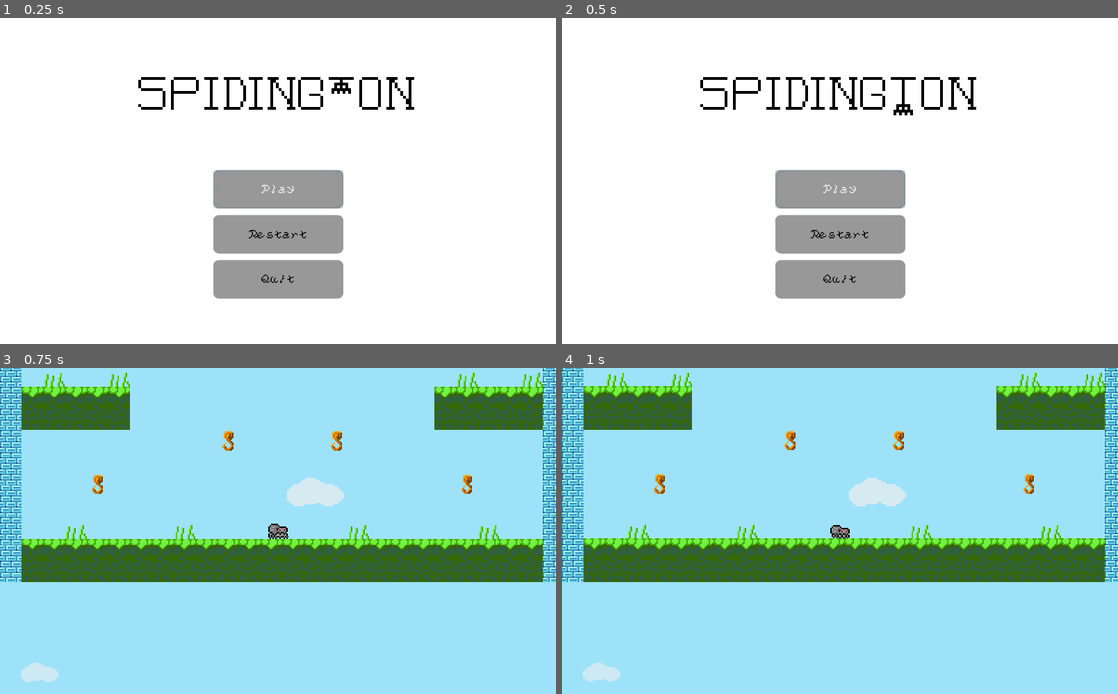
Above: before the commit, frames 1-4 (two rows, left to right).
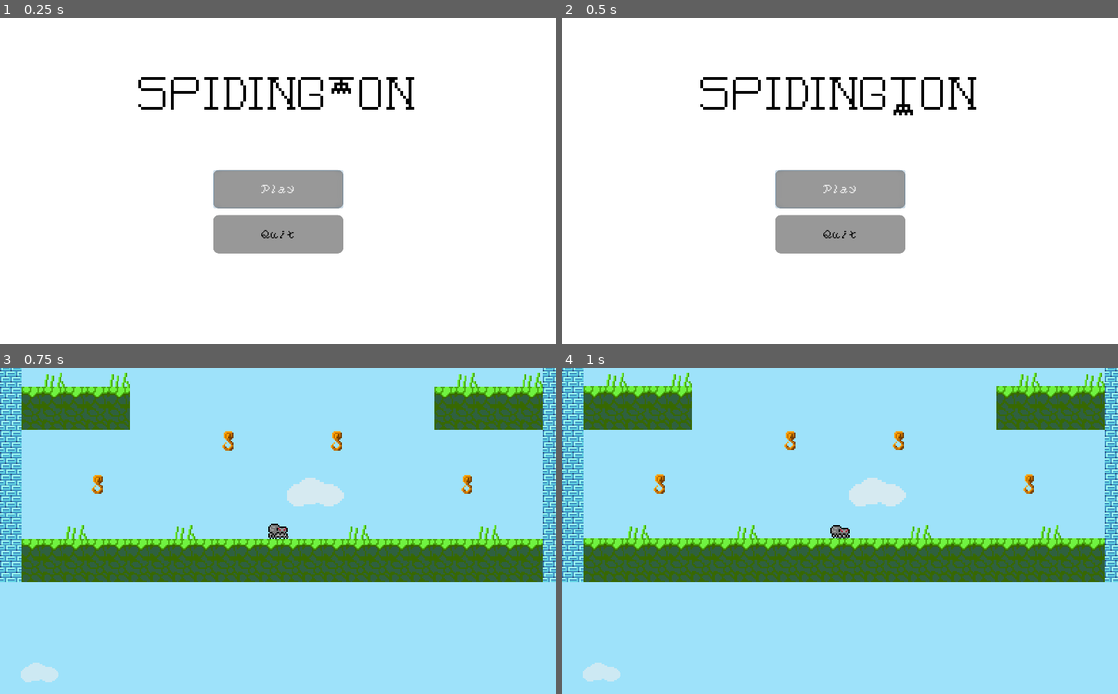
Above: after the commit, the same moments.

Repository: Tusentio/Spidington
Game: Godot game, scene res://Scenes/Menu/Menu.tscn
The game is run twice, just before and just after one commit, with the same random seed, the same clock (stepped at 60 frames per second) and the same inputs.
Inputs:
- Up to frame 1 (0.25 s): no input
- Up to frame 2 (0.5 s): no input
- Up to frame 3 (0.75 s): click "Play" at 0.5 s
- Up to frame 4 (1 s): no input

The runs differ from the first frame. In frame 1, 2.9% of the frame differs, in the area x 38-62%, y 65-87%; in frame 2, 2.9%; in frame 3, nothing differs; in frame 4, nothing differs.

Commit message:
Show restart button if save game exist

Diff:
--- a/Scenes/Menu/RestartButton.gd
+++ b/Scenes/Menu/RestartButton.gd
@@ -3,3 +3,7 @@
 func _on_RestartButton_pressed():
 	PlayerData.new().save()
 	get_tree().change_scene("res://Scenes/Game/Game.tscn")
+
+func _ready():
+	if not PlayerData.read().saved:
+		visible = false
